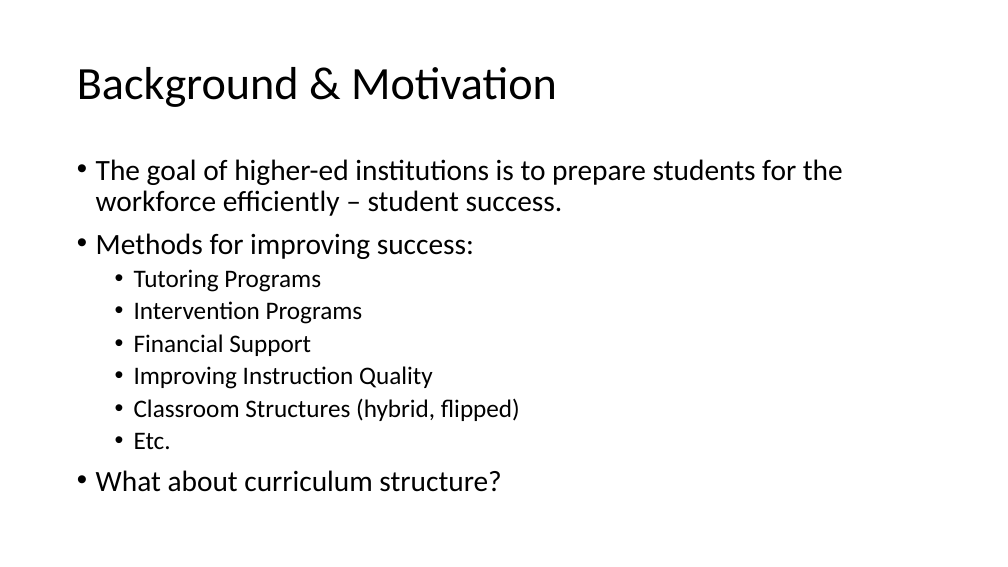
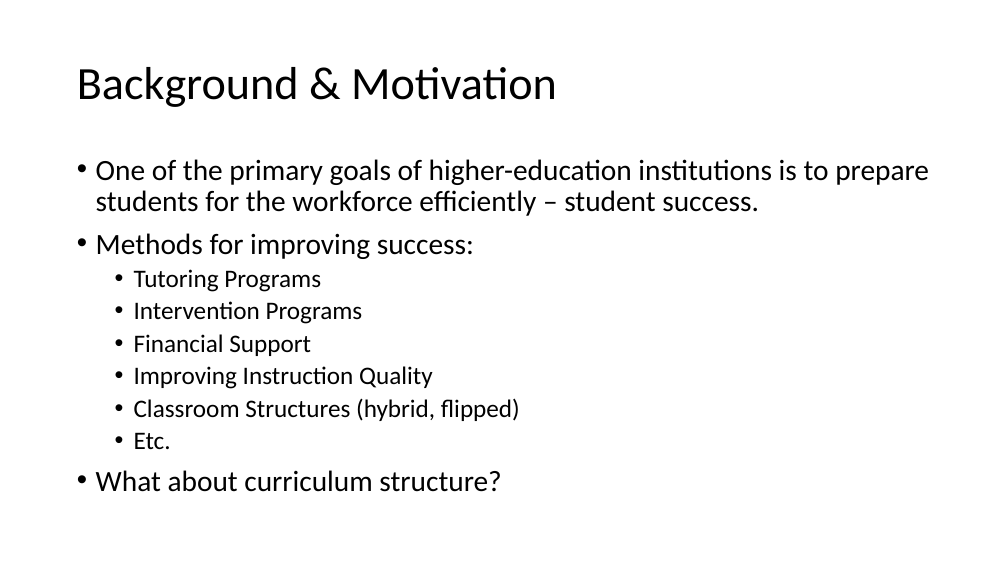
Before and after one commit to M-S-H/thesis, a slide deck: slide 4 of Defense.pptx. Drawn at 1008x567 pixels with LibreOffice and Linux fonts; fonts in the diff are those of the drawing. Boxes give left, top, right and bottom in pixels: in the first picture for what was removed or moved away, otherwise in the second. Text is boxed around its words. In the diff, an @@ line names an element or a change of style, - is before the commit and + after.

```diff
--- a/Defense.pptx
+++ b/Defense.pptx
@@ text at (x1=96, y1=159, x2=929, y2=216): text changed @@
-• The goal of higher-ed institutions is to prepare students for the workforce efficiently – student success.
+• One of the primary goals of higher-education institutions is to prepare students for the workforce efficiently – student success.
```
Also in this commit, not shown: 17 other slides changed, 1 slide added, 3 slides removed, 13 other files.
